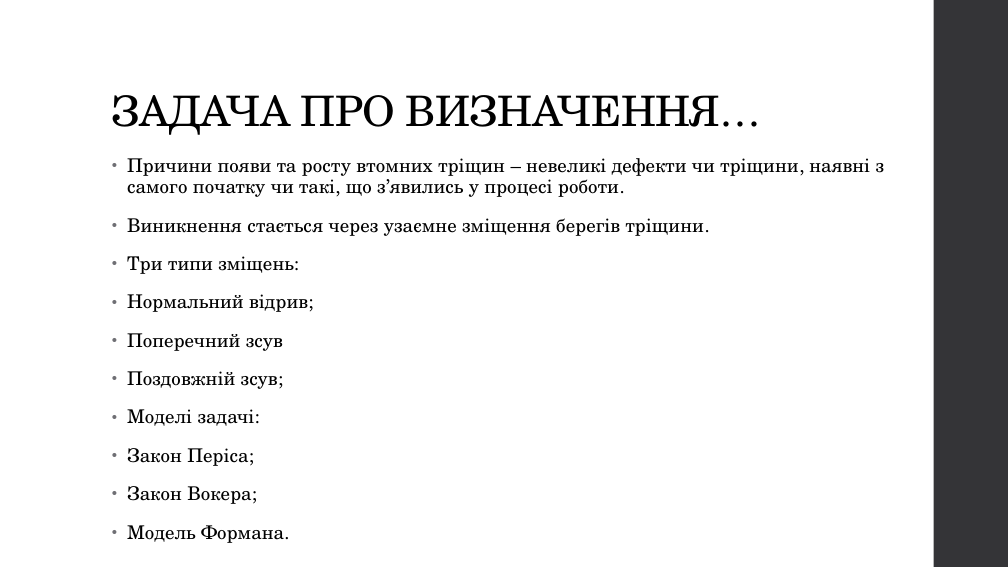
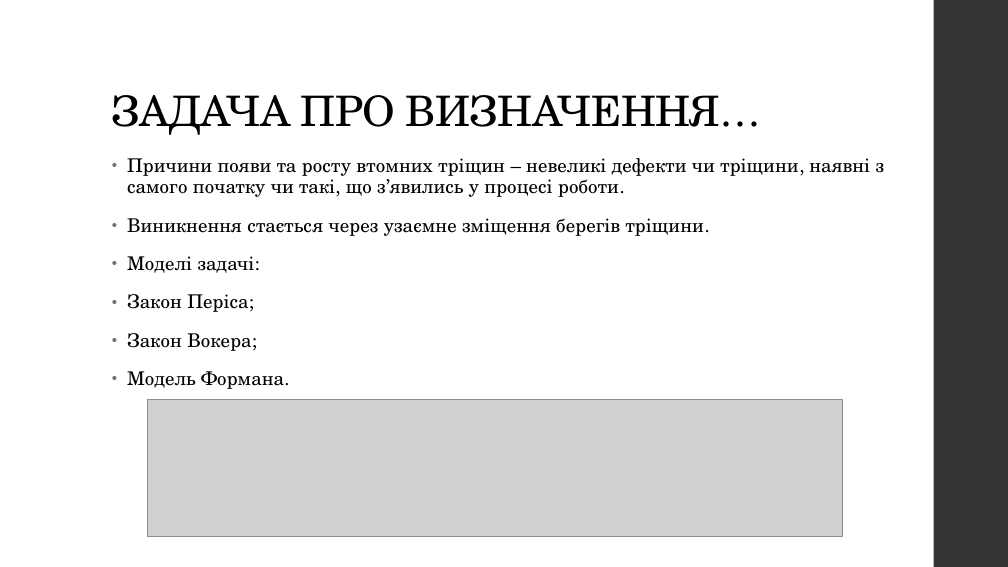
Before and after one commit to Romchyk-S/Thesis, a slide deck: slide 7 of Застосування методів машинного навчання для прогнозування елементів конструкцій.pptx. Drawn at 1008x567 pixels with LibreOffice and Linux fonts; fonts in the diff are those of the drawing; grey boxes stand for pictures. Boxes give left, top, right and bottom in pixels: in the first picture for what was removed or moved away, otherwise in the second. Text is boxed around its words. In the diff, an @@ line names an element or a change of style, - is before the commit and + after.

```diff
--- a/Застосування методів машинного навчання для прогнозування елементів конструкцій.pptx
+++ b/Застосування методів машинного навчання для прогнозування елементів конструкцій.pptx
@@ text at (127,256,308,389): paragraphs removed @@
-• Три типи зміщень:
-• Нормальний відрив;
-• Поперечний зсув
-• Поздовжній зсув;
@@ picture added at (147,399,842,537) @@
```
Also in this commit, not shown: 5 other slides changed, 14 other files.
